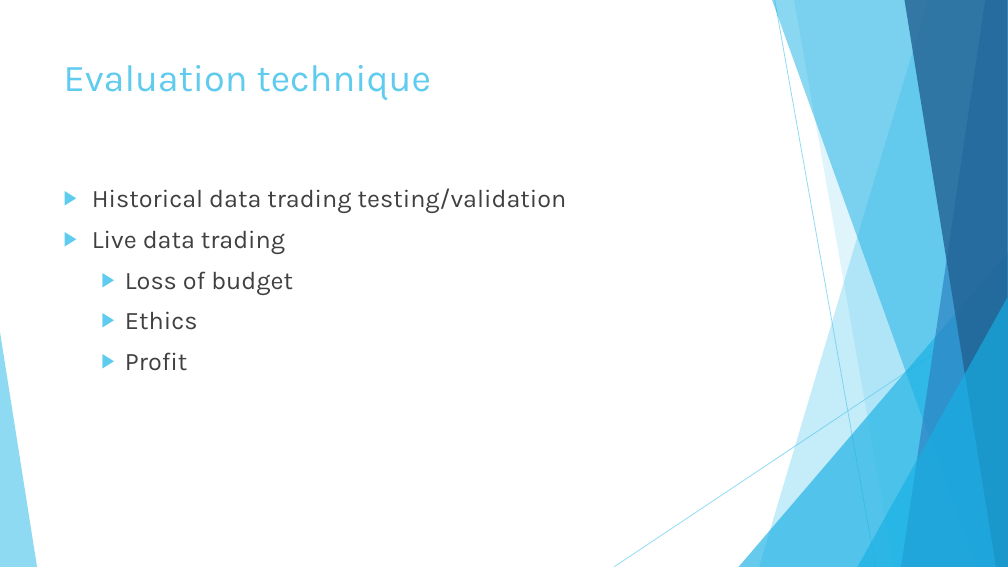
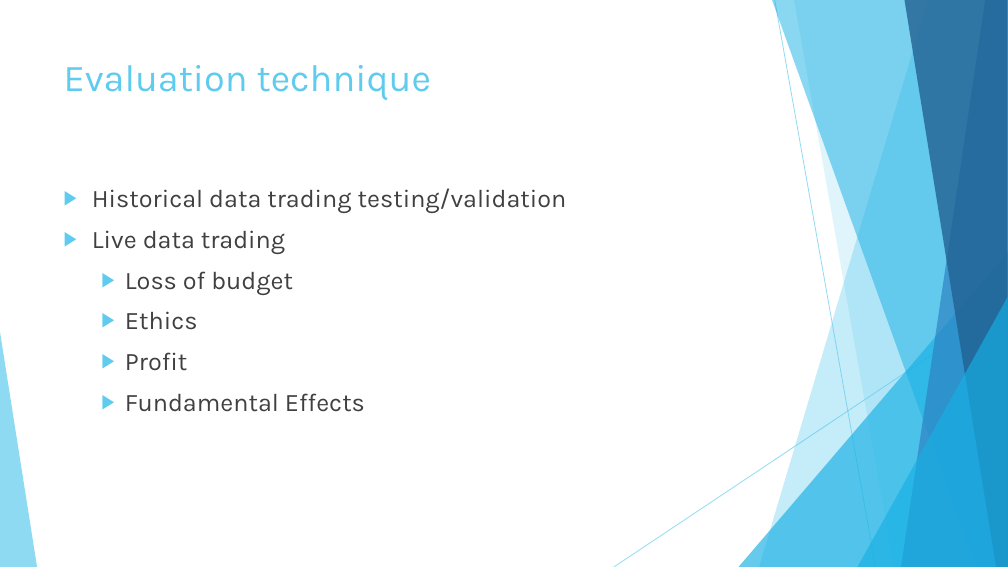
Before and after one commit to intisarhaque/fyp-ml-finance, a slide deck: slide 10 of Interim Presentation.pptx (slide 6 before the commit). Drawn at 1008x567 pixels with LibreOffice and Linux fonts; fonts in the diff are those of the drawing. Boxes give left, top, right and bottom in pixels: in the first picture for what was removed or moved away, otherwise in the second. Text is boxed around its words. In the diff, an @@ line names an element or a change of style, - is before the commit and + after.

```diff
--- a/Interim Presentation.pptx
+++ b/Interim Presentation.pptx
@@ text at (125,393,365,412): paragraph added @@
+  ▶ Fundamental Effects
```
Also in this commit, not shown: 3 other slides changed, 5 slides added.
